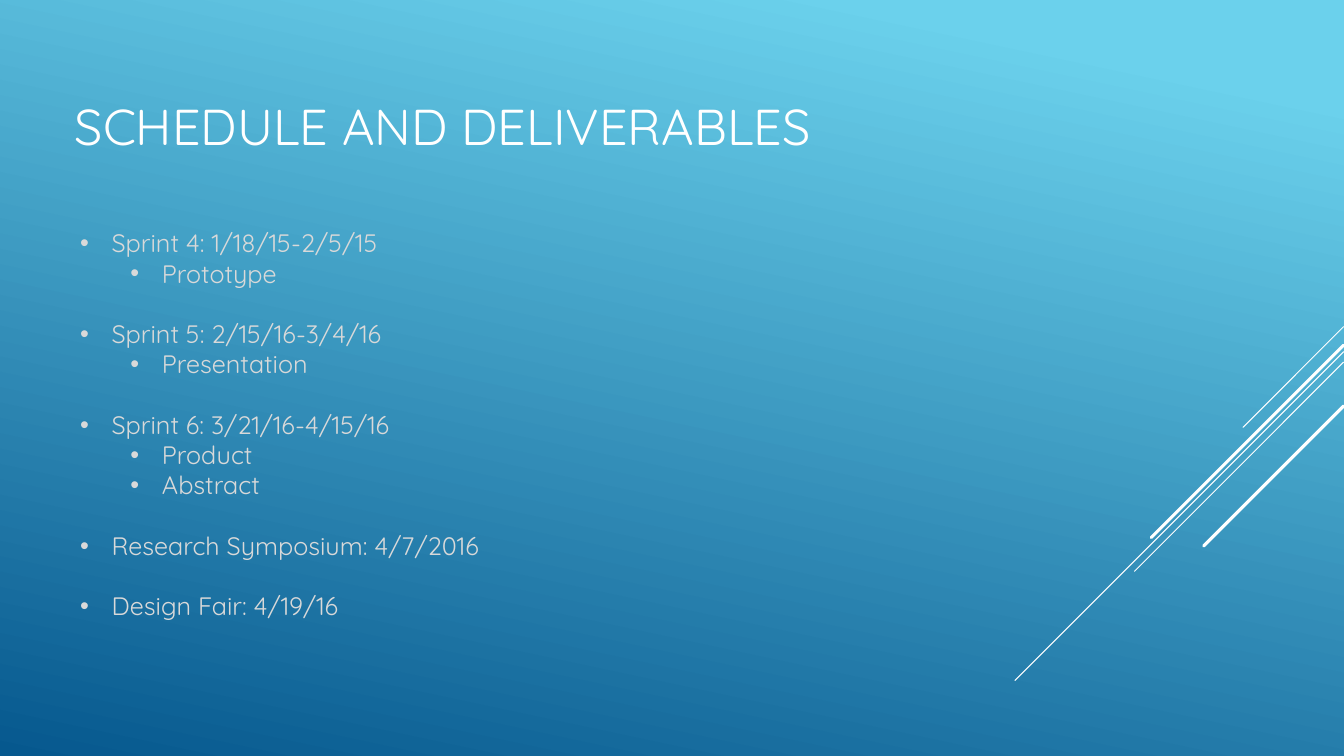
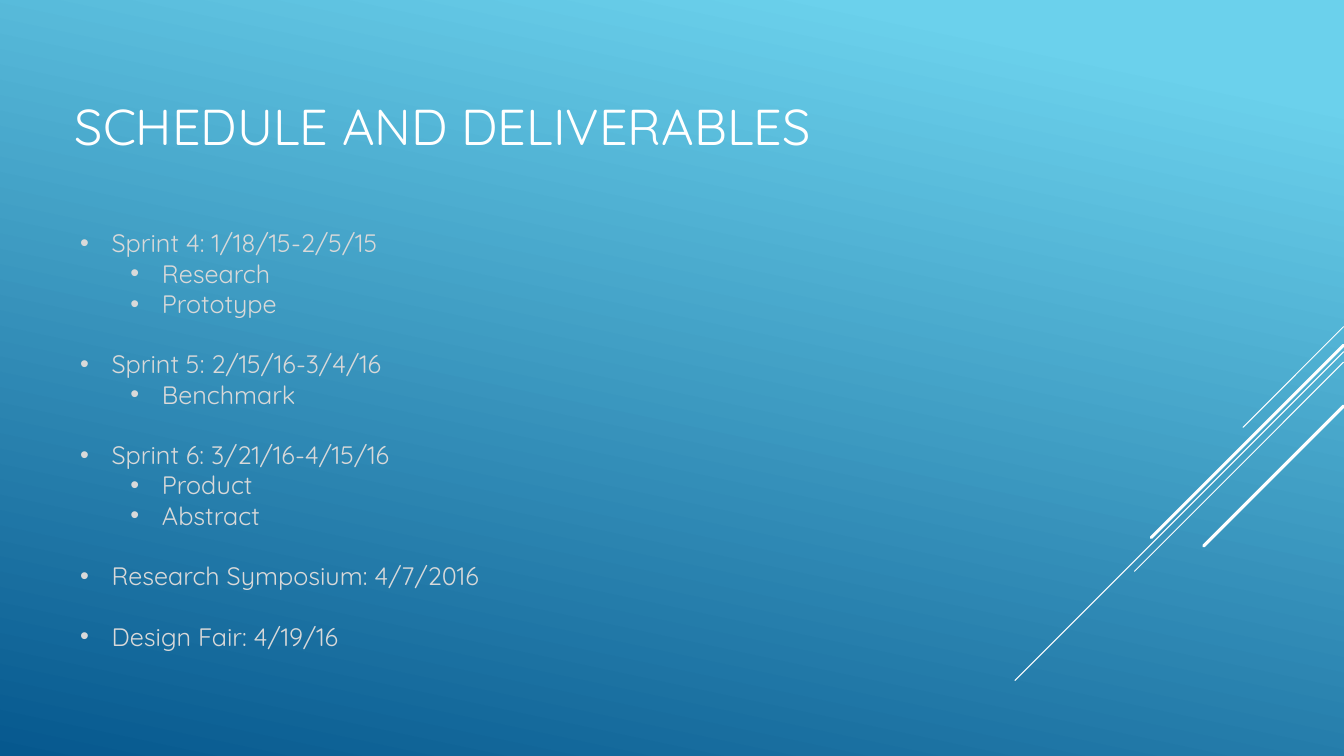
Before and after one commit to SDSMT-CSC464-F15/arm, a slide deck: slide 13 of Documents/ClientPresent2.pptx. Drawn at 1344x756 pixels with LibreOffice and Linux fonts; fonts in the diff are those of the drawing. Boxes give left, top, right and bottom in pixels: in the first picture for what was removed or moved away, otherwise in the second. Text is boxed around its words. In the diff, an @@ line names an element or a change of style, - is before the commit and + after.

Commit message:
Some more changes to ppt

```diff
--- a/Documents/ClientPresent2.pptx
+++ b/Documents/ClientPresent2.pptx
@@ text at bbox=[162, 264, 270, 283]: paragraph added @@
+  • Research
@@ text at bbox=[162, 385, 295, 404]: text changed @@
-  • Presentation
+  • Benchmark
```
Also in this commit, not shown: 1 other slide changed.
